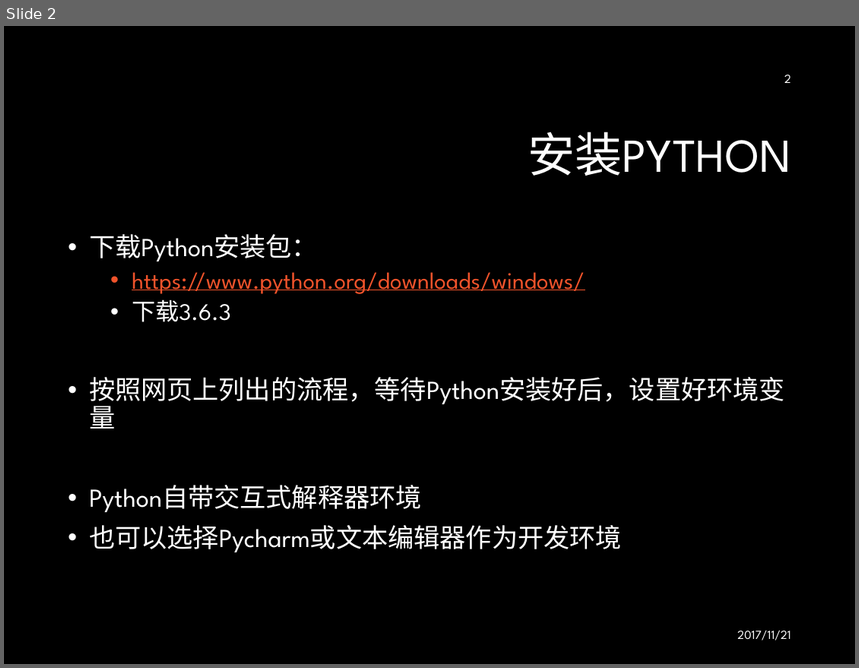
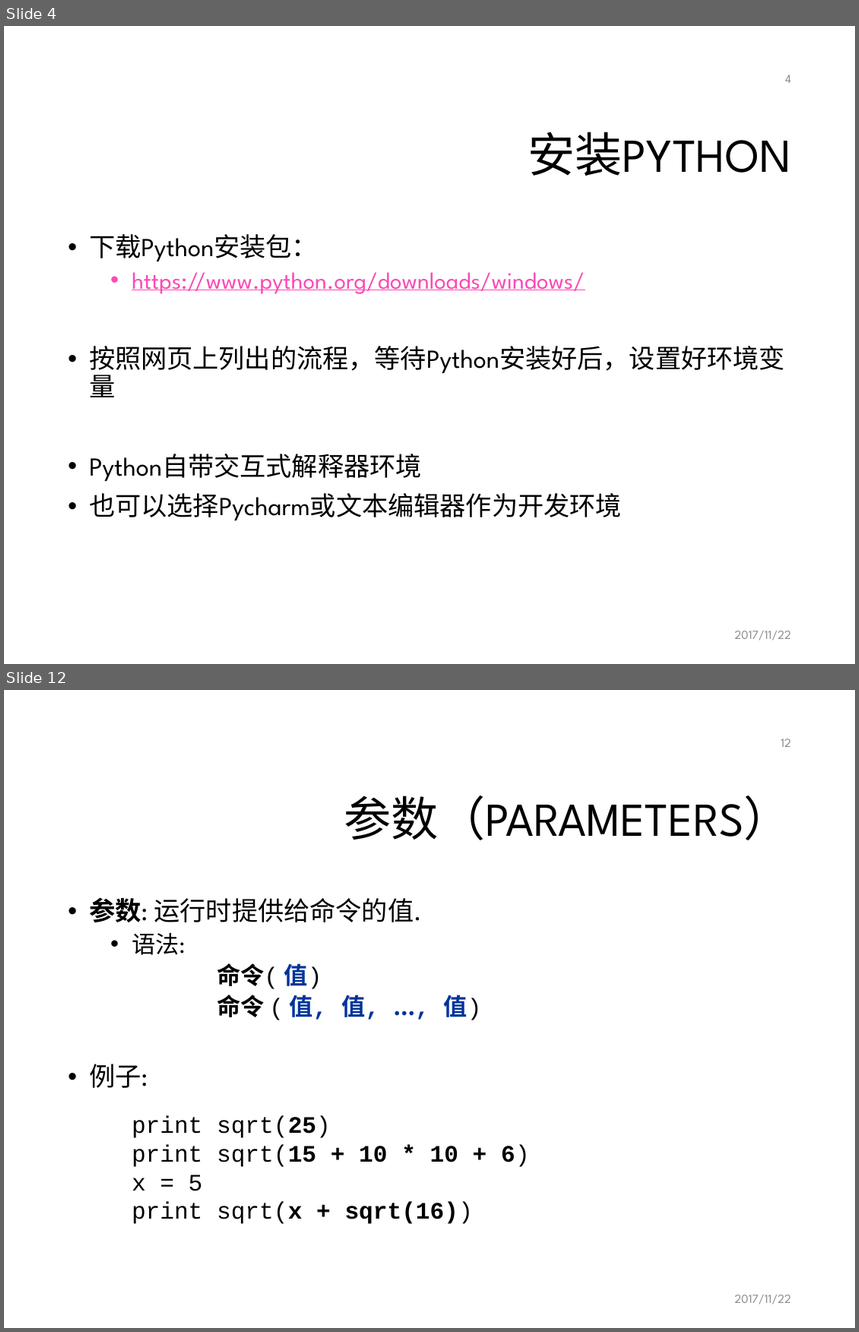
Before and after one commit to mcai/PythonTraining, a slide deck: intro_python_programming.pptx. Shown one above the other, each under a label of ours: slide 2 before the commit, slides 4 and 12 after it; the slides between them are not shown. The pictures are 859x668 and 859x1332 pixels, drawn with LibreOffice and Linux fonts; fonts in the diff are those of the drawing; background and template pictures are left out. Boxes give left, top, right and bottom in pixels: in the first picture for what was removed or moved away, otherwise in the second. Text is boxed around its words. In the diff, an @@ line names an element or a change of style, - is before the commit and + after.

```diff
--- a/intro_python_programming.pptx
+++ b/intro_python_programming.pptx
@@ slide 12 added at <box>4,690,855,1328</box>, background #FFFFFF @@
@@ page number added at <box>781,739,791,747</box>, 10.5 pt, text #8C8C8C @@
+12
@@ title added at <box>344,796,791,840</box>, 40 pt, text #000000 @@
+参数（PARAMETERS）
@@ text added at <box>89,897,530,1224</box>, 20 pt, text #000000 @@
+• 参数: 运行时提供给命令的值.
+  • 语法:
+  命令( 值)
+  命令 ( 值, 值, ..., 值)
+• 例子:
+  print sqrt(25)
+  print sqrt(15 + 10 * 10 + 6)
+  x = 5
+  print sqrt(x + sqrt(16))
@@ text added at <box>735,1295,791,1305</box>, 10.5 pt, text #8C8C8C @@
+2017/11/22
@@ what was slide 2 is now slide 4 @@
@@ slide 4 changed as well @@
@@ background #000000 to #FFFFFF @@
@@ page number at <box>785,75,791,83</box>: text changed; text colour #FFFFFF to #8C8C8C @@
-2
+4
@@ title "安装PYTHON" at <box>528,132,791,176</box>: text colour #FFFFFF to #000000 @@
@@ text "下载Python安装包：" at <box>89,234,785,521</box>: text colour #FFFFFF to #000000 in "下载Python安装包：", "按照网页上列出的流程，等待Python安装好后，设置好环境变量", "Python自带交互式解释器环境", "也可以选择Pycharm或文本编辑器作为开发环境"; text colour #F0532B to #FB4AB6 in "https://www.python.org/downloads/windows/" @@
@@ text at <box>132,300,231,322</box>: paragraph removed @@
-  • 下载3.6.3
@@ text at <box>735,631,791,641</box>: text changed; text colour #FFFFFF to #8C8C8C @@
-2017/11/21
+2017/11/22
```
Also in this commit, not shown: 1 other slide changed, 23 other slides added.
